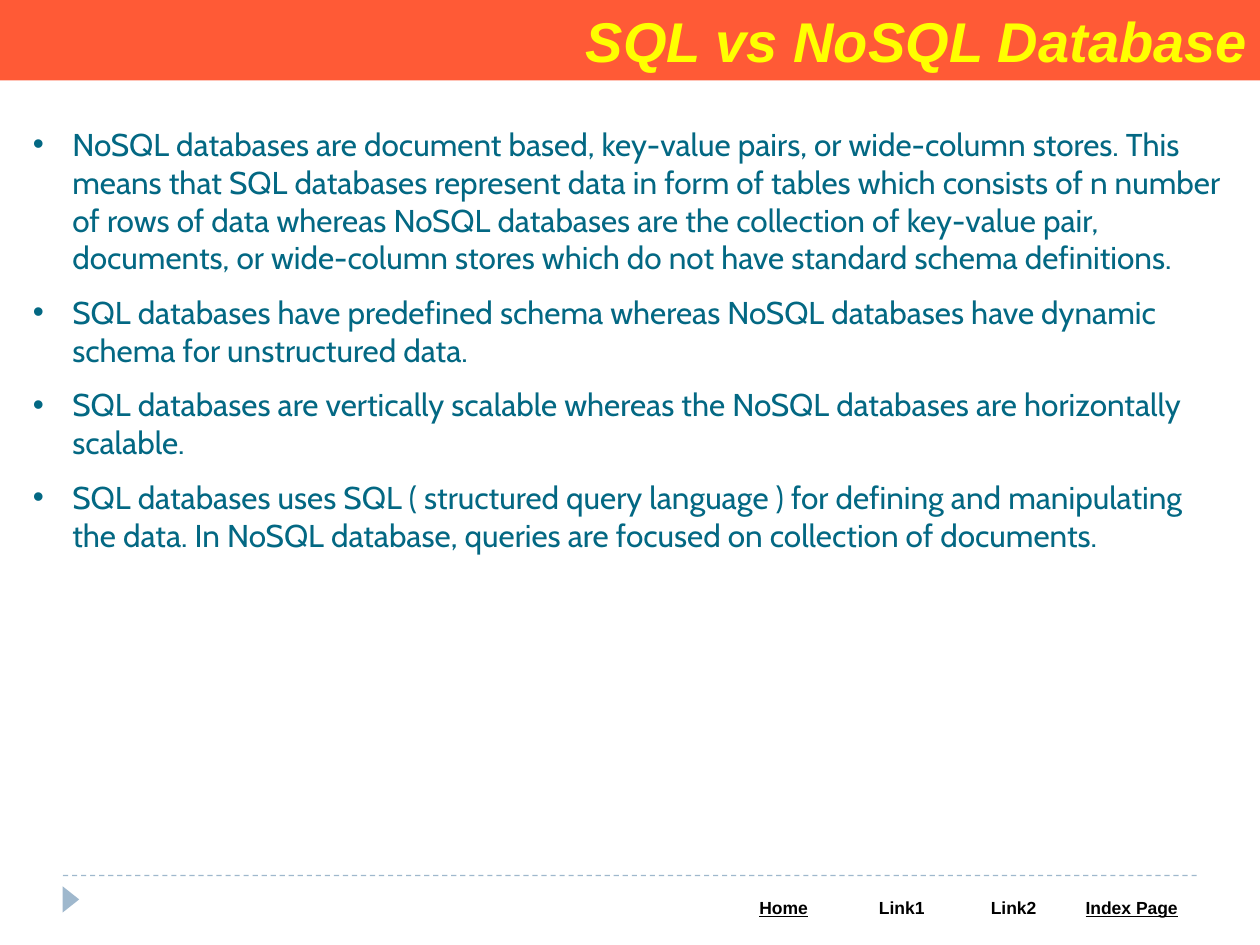
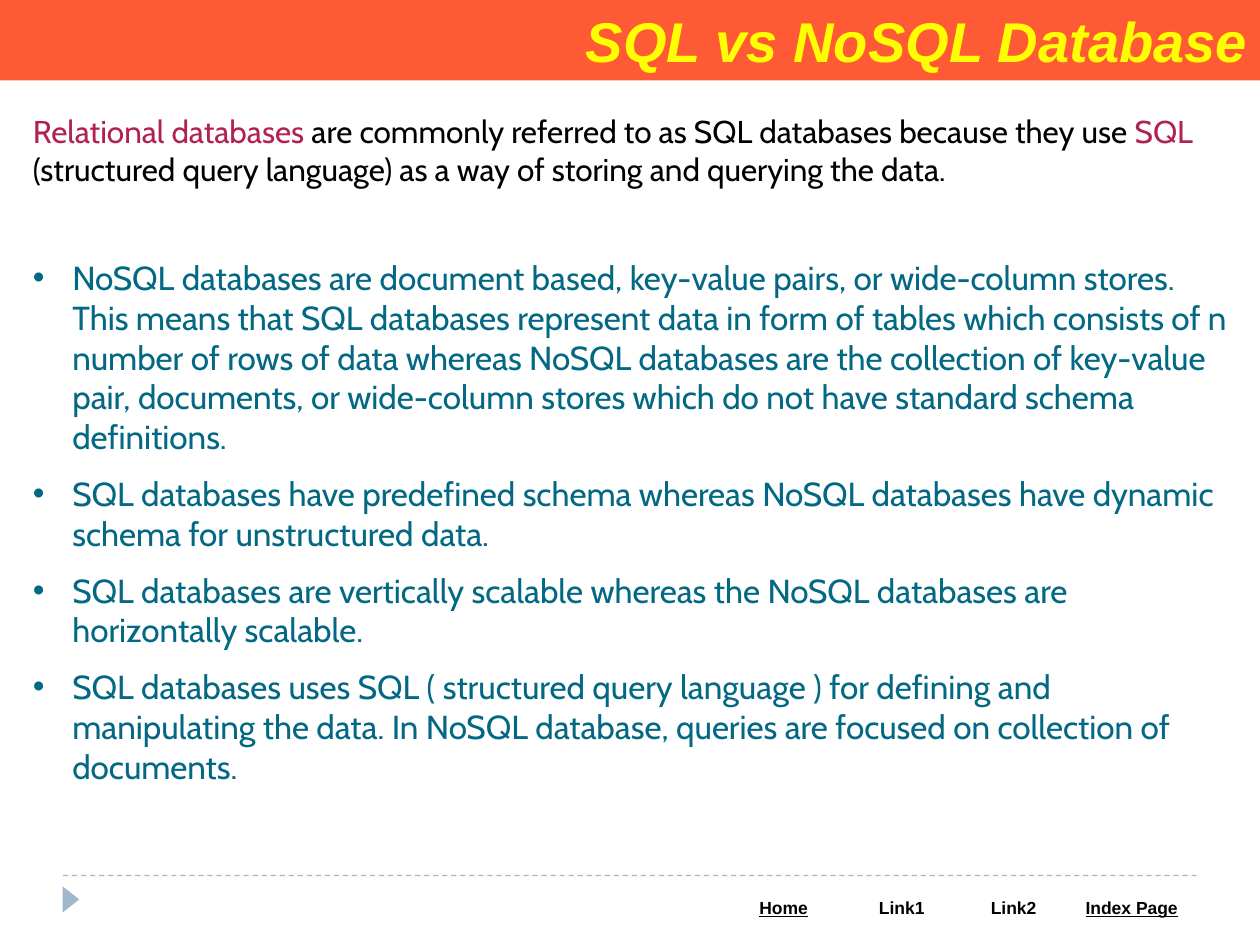
Before and after one commit to Saleel-Bagde/PPT-s, a slide deck: slide 8 of MongoDB PPT.pptx (slide 6 before the commit). Drawn at 1260x945 pixels with LibreOffice and Linux fonts; fonts in the diff are those of the drawing. Boxes give left, top, right and bottom in pixels: in the first picture for what was removed or moved away, otherwise in the second. Text is boxed around its words. In the diff, an @@ line names an element or a change of style, - is before the commit and + after.

```diff
--- a/MongoDB PPT.pptx
+++ b/MongoDB PPT.pptx
@@ text added at [33,119,1193,188], 18 pt, text #000000 @@
+Relational databases are commonly referred to as SQL databases because they use SQL (structured query language) as a way of storing and querying the data.
@@ text "NoSQL databases are document based, ...": place and size @@
-text "NoSQL databases are document based, ..." at [72,132,1220,554]
+text "NoSQL databases are document based, ..." at [72,265,1227,780]
@@ text "NoSQL databases are document based, ..." at [72,265,1227,780]: size 18 to 19 pt @@
```
Also in this commit, not shown: 2 other slides changed, 3 slides added, 2 other files.
